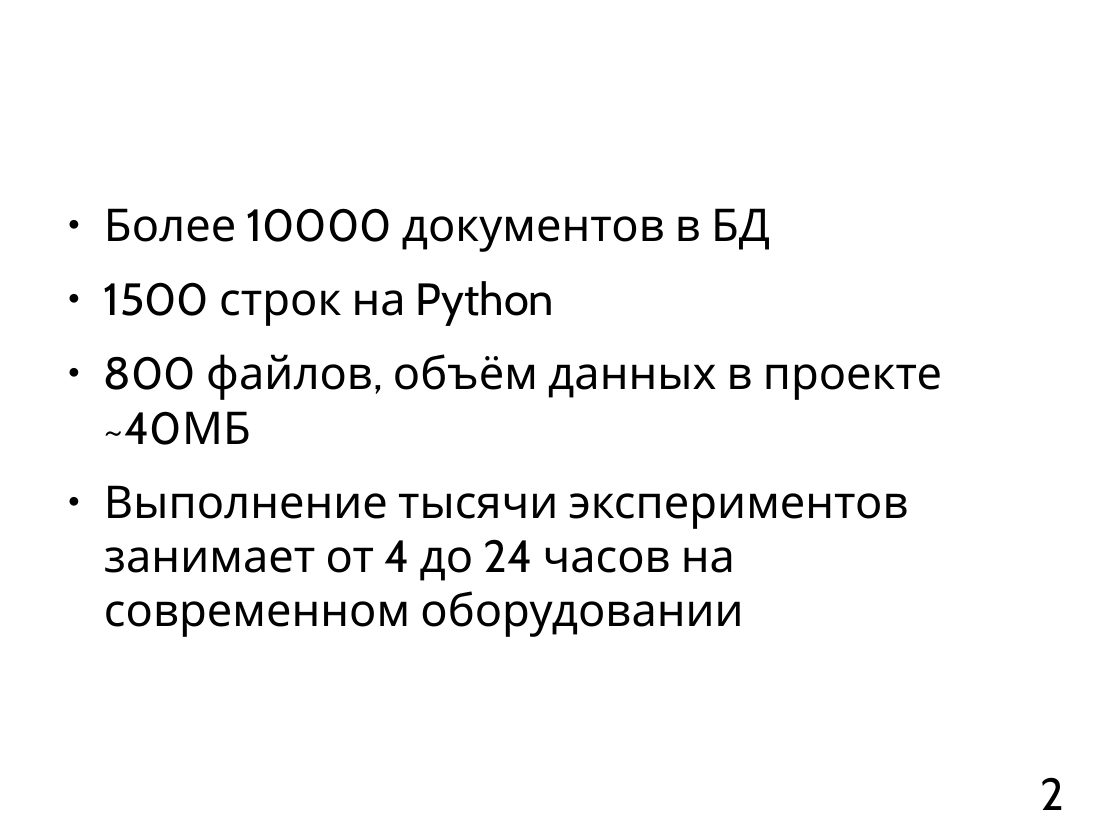
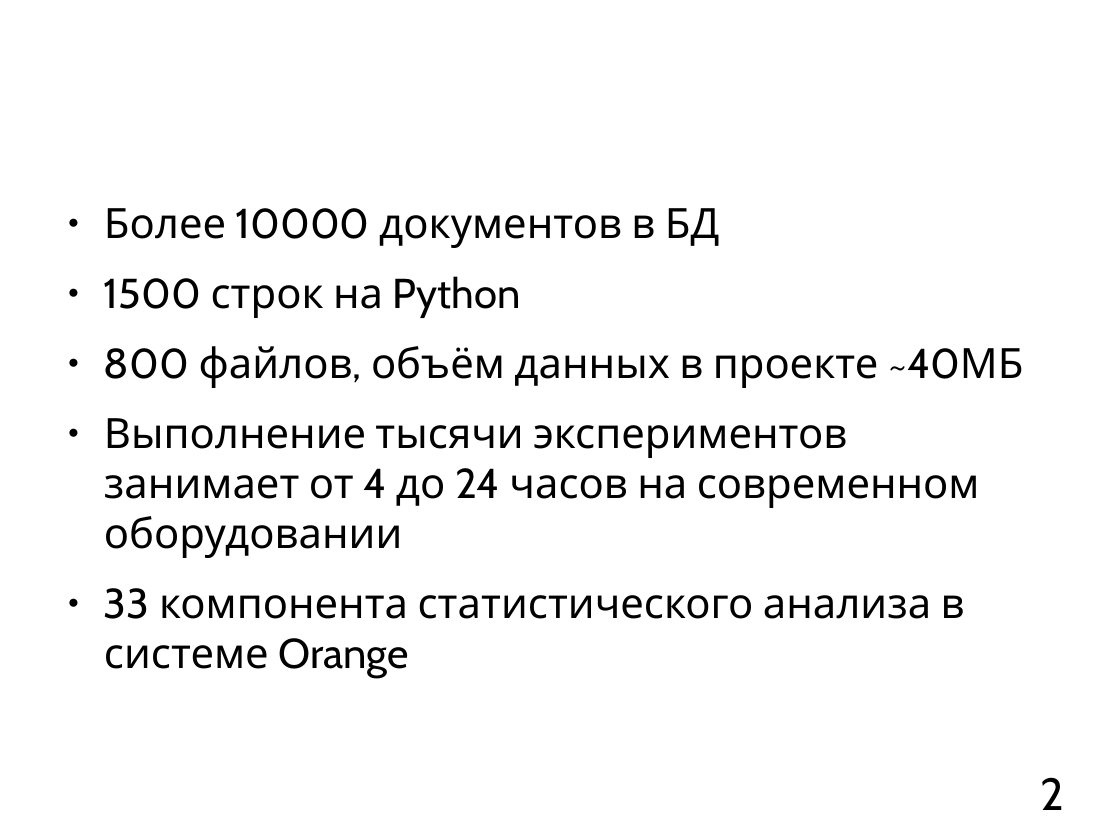
Before and after one commit to mkpankov/adaptor, a slide deck: slide 2 of diploma/defense/brochure.odp. Drawn at 1120x840 pixels with LibreOffice and Linux fonts; fonts in the diff are those of the drawing; background and template pictures are left out. Boxes give left, top, right and bottom in pixels: in the first picture for what was removed or moved away, otherwise in the second. Text is boxed around its words. In the diff, an @@ line names an element or a change of style, - is before the commit and + after.

```diff
--- a/diploma/defense/brochure.odp
+++ b/diploma/defense/brochure.odp
@@ text at bbox=[104, 208, 980, 558]: size 32 to 29.6 pt in "Более 10000 документов в БД", "1500 строк на Python", "800 файлов, объём данных в проекте ~40МБ", "Выполнение тысячи экспериментов занимает от 4 до ..." @@
@@ text at bbox=[104, 588, 965, 678]: paragraph added @@
+● 33 компонента статистического анализа в системе Orange
```
Also in this commit, not shown: 6 other slides changed, 2 slides added, 2 slides removed.
